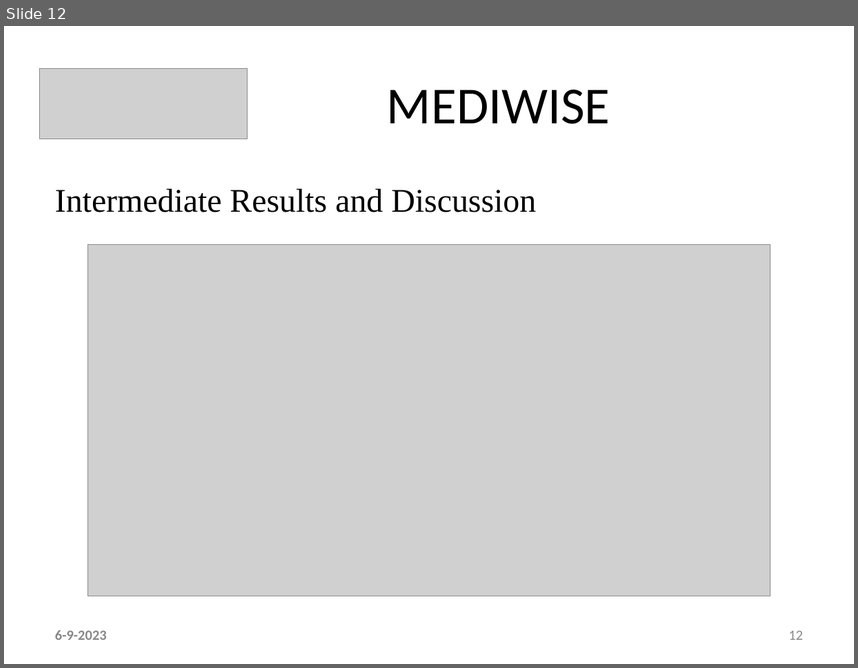
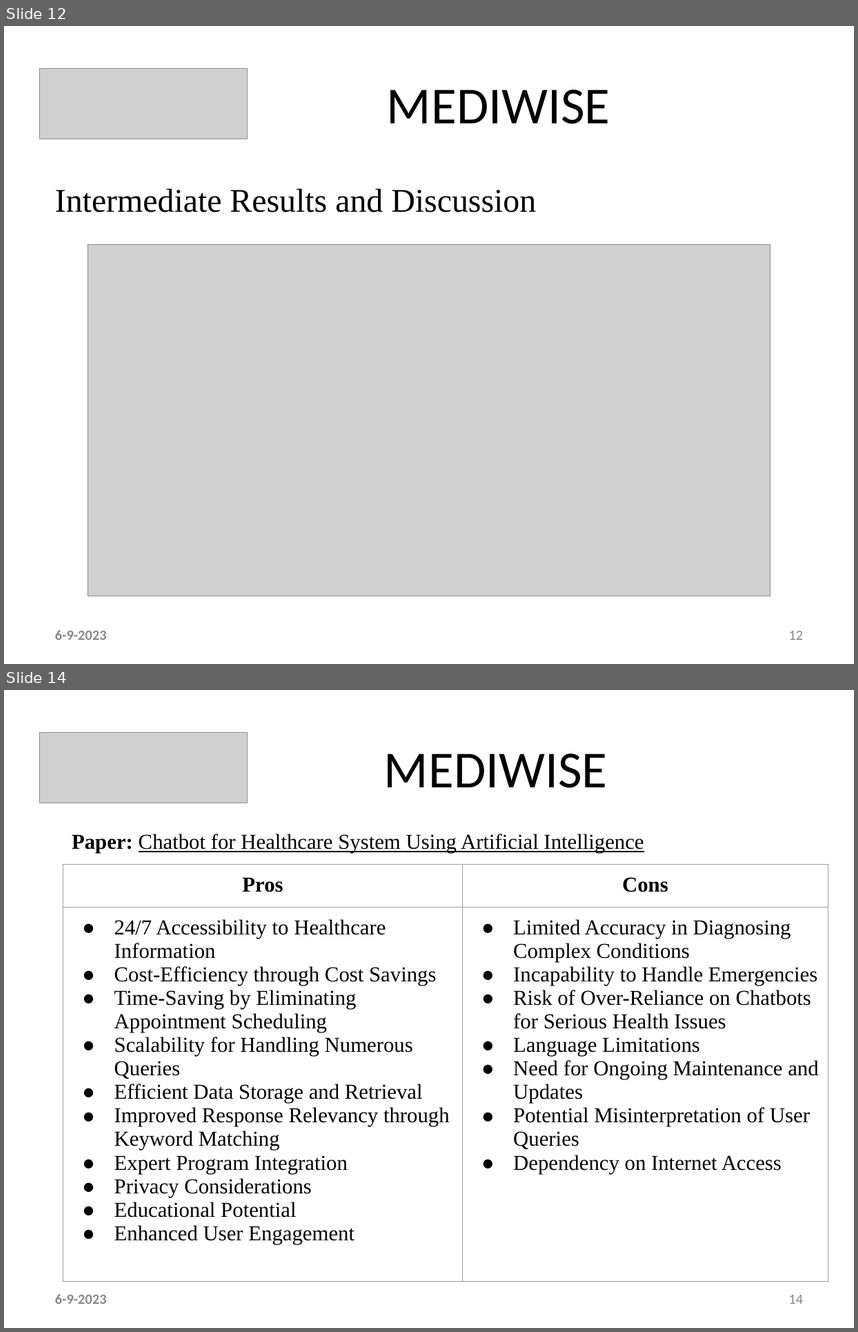
Before and after one commit to ani23-11/MediWise, a slide deck: ppt & references/Main - Ctech PPT Template.pptx. Shown one above the other, each under a label of ours: slide 12 before the commit, slides 12 and 14 after it; the slides between them are not shown. The pictures are 858x668 and 858x1332 pixels, drawn with LibreOffice and Linux fonts; fonts in the diff are those of the drawing; grey boxes stand for pictures. Boxes give left, top, right and bottom in pixels: in the first picture for what was removed or moved away, otherwise in the second. Text is boxed around its words. In the diff, an @@ line names an element or a change of style, - is before the commit and + after.

Commit message:
algorithms1 & ppt_pros_cons

```diff
--- a/ppt & references/Main - Ctech PPT Template.pptx
+++ b/ppt & references/Main - Ctech PPT Template.pptx
@@ slide 14 added at bbox=[4, 690, 854, 1328], background #FFFFFF @@
@@ picture added at bbox=[40, 733, 248, 803] @@
@@ text added at bbox=[384, 753, 607, 788], 44 pt, text #000000 @@
+MEDIWISE
@@ text added at bbox=[72, 834, 644, 853], 18 pt, text #000000, underline @@
+Paper: Chatbot for Healthcare System Using Artificial Intelligence
@@ table added at bbox=[63, 865, 829, 1247], 2 rows, 2 columns @@
+Pros | Cons
+24/7 Accessibility to Healthcare Information / Cost-Efficiency through Cost Savings / Time-Saving by Eliminating Appointment Scheduling / Scalability for Handling Numerous Queries / Efficient Data Storage and Retrieval / Improved Response Relevancy through Keyword Matching / Expert Program Integration / Privacy Considerations / Educational Potential / Enhanced User Engagement | Limited Accuracy in Diagnosing Complex Conditions / Incapability to Handle Emergencies / Risk of Over-Reliance on Chatbots for Serious Health Issues / Language Limitations / Need for Ongoing Maintenance and Updates / Potential Misinterpretation of User Queries / Dependency on Internet Access
@@ text added at bbox=[55, 1294, 107, 1303], 12 pt, text #888888, bold @@
+6-9-2023
@@ page number added at bbox=[789, 1294, 803, 1303], 12 pt, text #888888 @@
+14
```
Also in this commit, not shown: 4 slides changed, 21 other slides added, 2 slides removed, 2 other files.
